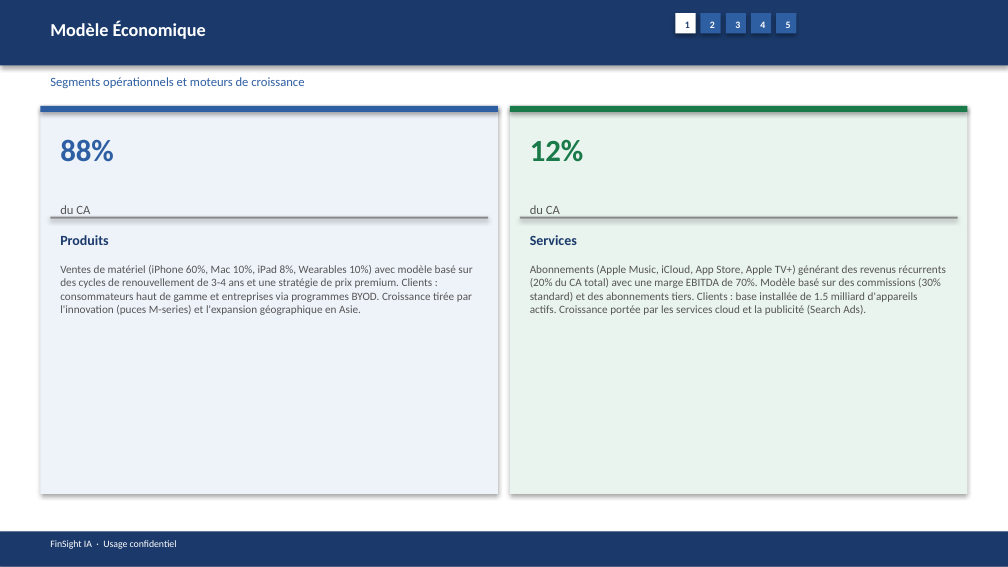
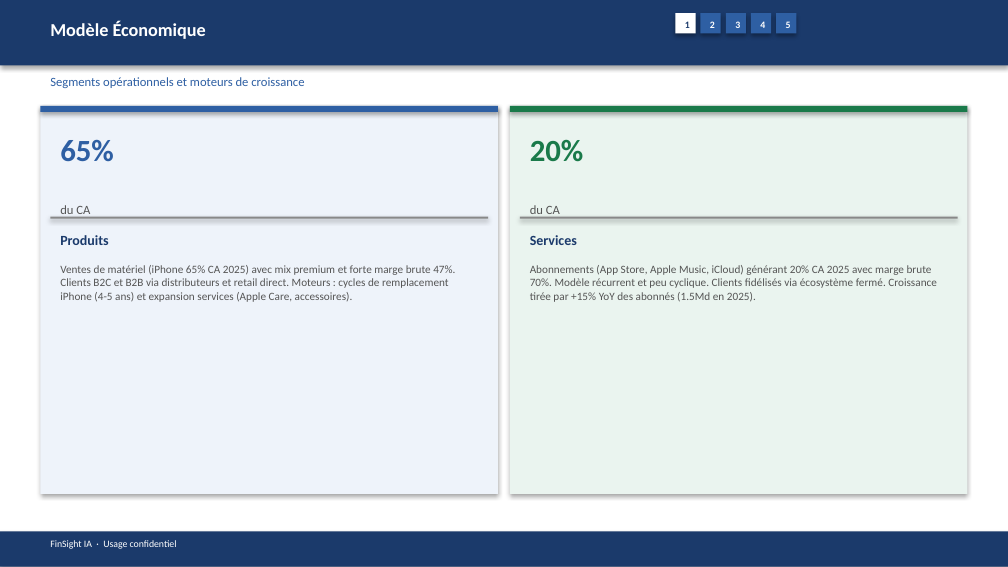
Before and after one commit to baptistejeh07-art/finsight-ia, a slide deck: slide 6 of preview/AAPL/AAPL_pitchbook.pptx. Drawn at 1008x567 pixels with LibreOffice and Linux fonts; fonts in the diff are those of the drawing. Boxes give left, top, right and bottom in pixels: in the first picture for what was removed or moved away, otherwise in the second. Text is boxed around its words. In the diff, an @@ line names an element or a change of style, - is before the commit and + after.

```diff
--- a/preview/AAPL/AAPL_pitchbook.pptx
+++ b/preview/AAPL/AAPL_pitchbook.pptx
@@ text at <box>60,140,114,162</box>: text changed @@
-88%
+65%
@@ text at <box>530,139,584,162</box>: text changed @@
-12%
+20%
@@ text at <box>60,265,455,302</box>: text changed @@
-Ventes de matériel (iPhone 60%, Mac 10%, iPad 8%, Wearables 10%) avec modèle basé sur des cycles de renouvellement de 3-4 ans et une stratégie de prix premium. Clients : consommateurs haut de gamme et entreprises via programmes BYOD. Croissance tirée par l'innovation (puces M-series) et l'expansion géographique en Asie.
+Ventes de matériel (iPhone 65% CA 2025) avec mix premium et forte marge brute 47%. Clients B2C et B2B via distributeurs et retail direct. Moteurs : cycles de remplacement iPhone (4-5 ans) et expansion services (Apple Care, accessoires).
@@ text at <box>530,265,937,302</box>: text changed @@
-Abonnements (Apple Music, iCloud, App Store, Apple TV+) générant des revenus récurrents (20% du CA total) avec une marge EBITDA de 70%. Modèle basé sur des commissions (30% standard) et des abonnements tiers. Clients : base installée de 1.5 milliard d'appareils actifs. Croissance portée par les services cloud et la publicité (Search Ads).
+Abonnements (App Store, Apple Music, iCloud) générant 20% CA 2025 avec marge brute 70%. Modèle récurrent et peu cyclique. Clients fidélisés via écosystème fermé. Croissance tirée par +15% YoY des abonnés (1.5Md en 2025).
```
Also in this commit, not shown: 14 other slides changed, 4 other files.
